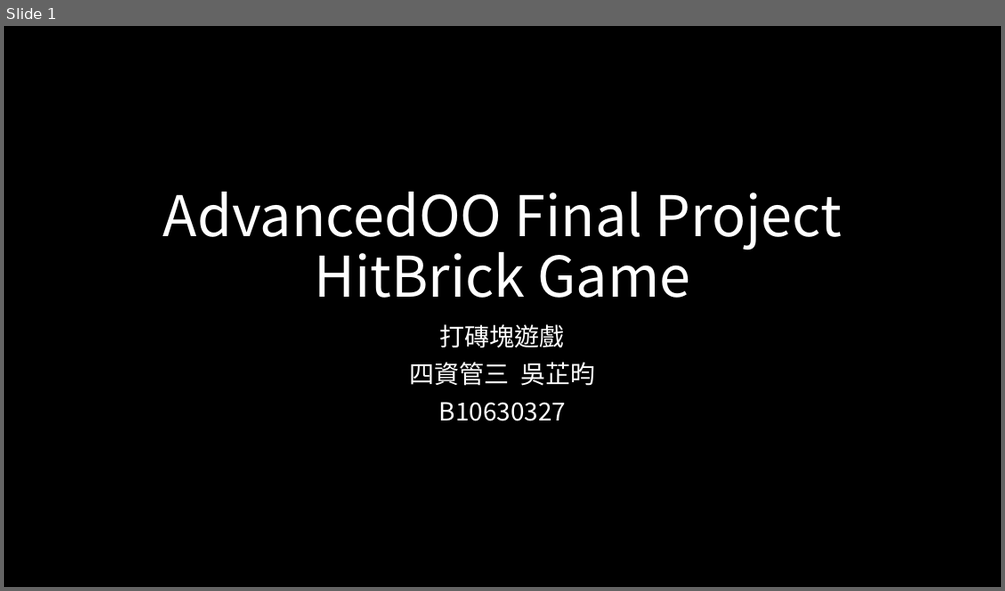
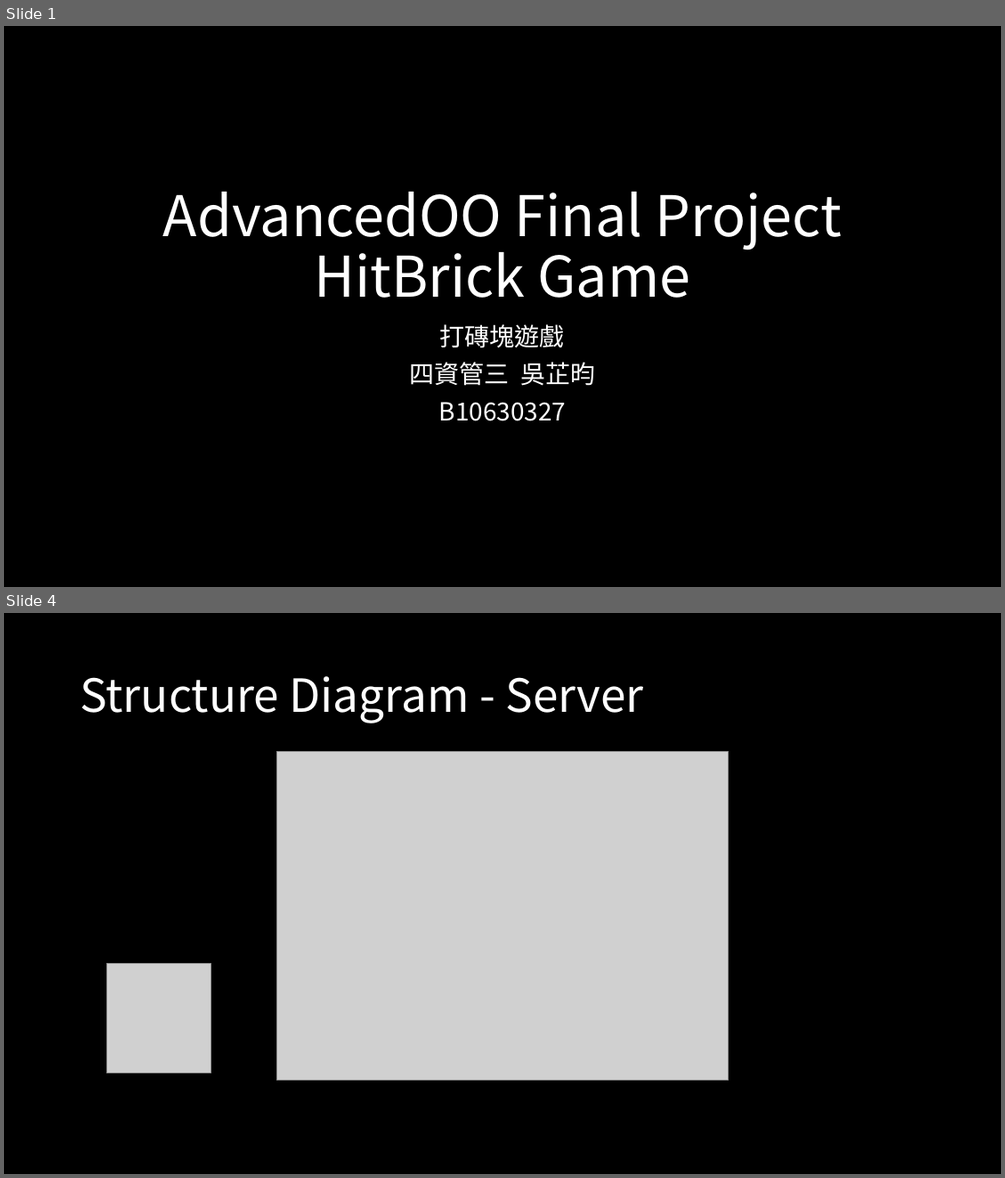
Before and after one commit to ChihYunWu/ChihYunWu.github.io, a slide deck: 期末報告/B10630327吳芷昀.pptx. Shown one above the other, each under a label of ours: slide 1 before the commit, slides 1 and 4 after it; the slides between them are not shown. The pictures are 1005x591 and 1005x1178 pixels, drawn with LibreOffice and Linux fonts; fonts in the diff are those of the drawing; grey boxes stand for pictures. Boxes give left, top, right and bottom in pixels: in the first picture for what was removed or moved away, otherwise in the second. Text is boxed around its words. In the diff, an @@ line names an element or a change of style, - is before the commit and + after.

```diff
--- a/期末報告/B10630327吳芷昀.pptx
+++ b/期末報告/B10630327吳芷昀.pptx
@@ slide 4 added at [4,613,1001,1174], background #000000 @@
@@ title added at [80,676,644,723], 44 pt, text #FFFFFF @@
+Structure Diagram - Server
@@ picture added at [277,751,728,1080] @@
@@ picture added at [106,963,211,1073] @@
```
Also in this commit, not shown: 3 slides changed, 1 other slide added, 20 other files.
